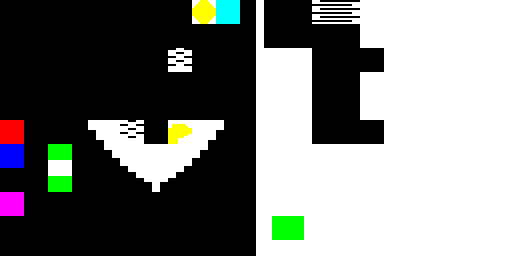
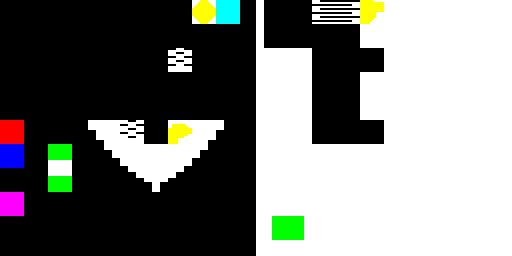
Revision of a layered 512px x 256px image; what changed, layer by layer:
painted on "Background" over (360, 0, 384, 24)
